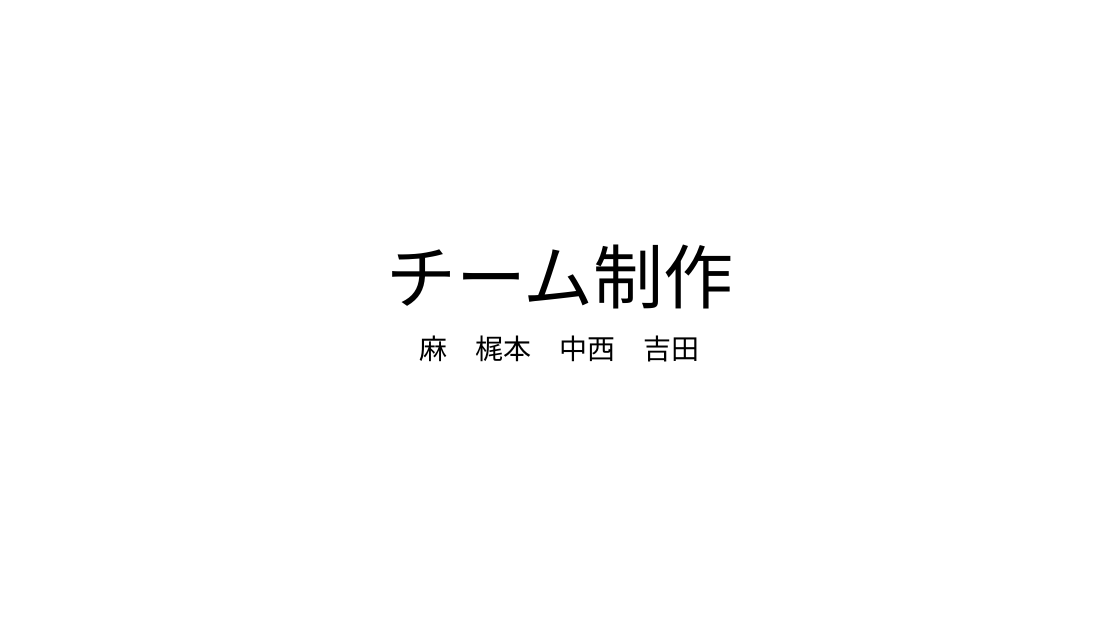
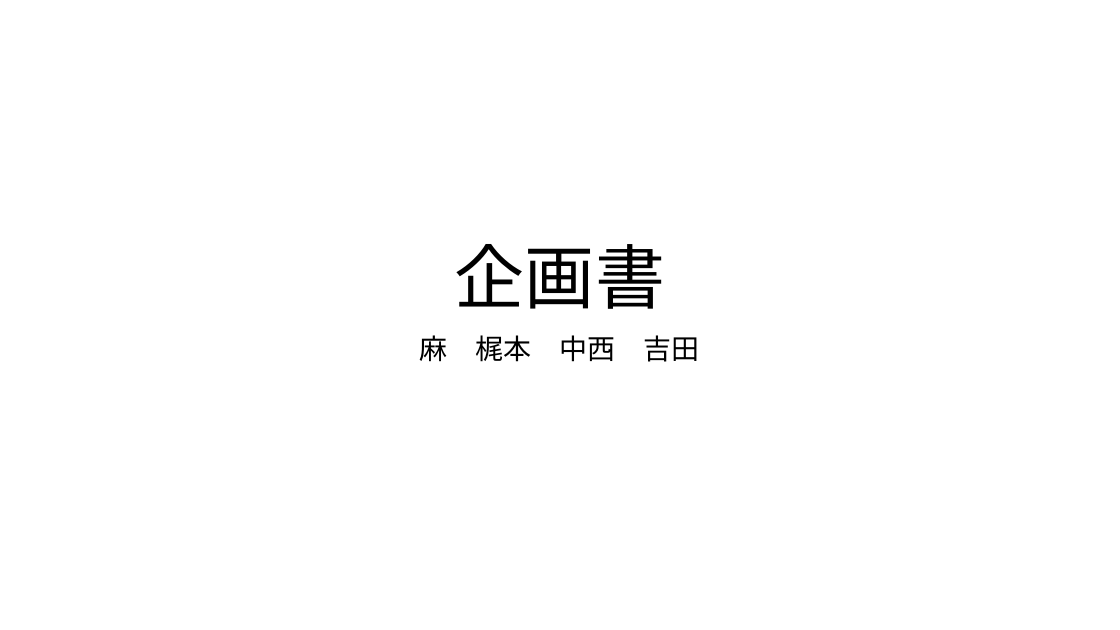
Before and after one commit to Hyde306/UniMan, a slide deck: slide 1 of チーム制作.pptx. Drawn at 1120x630 pixels with LibreOffice and Linux fonts; fonts in the diff are those of the drawing. Boxes give left, top, right and bottom in pixels: in the first picture for what was removed or moved away, otherwise in the second. Text is boxed around its words. In the diff, an @@ line names an element or a change of style, - is before the commit and + after.

```diff
--- a/チーム制作.pptx
+++ b/チーム制作.pptx
@@ title at [455, 244, 665, 309]: text changed @@
-チーム制作
+企画書
```
Also in this commit, not shown: 2 other slides changed.
